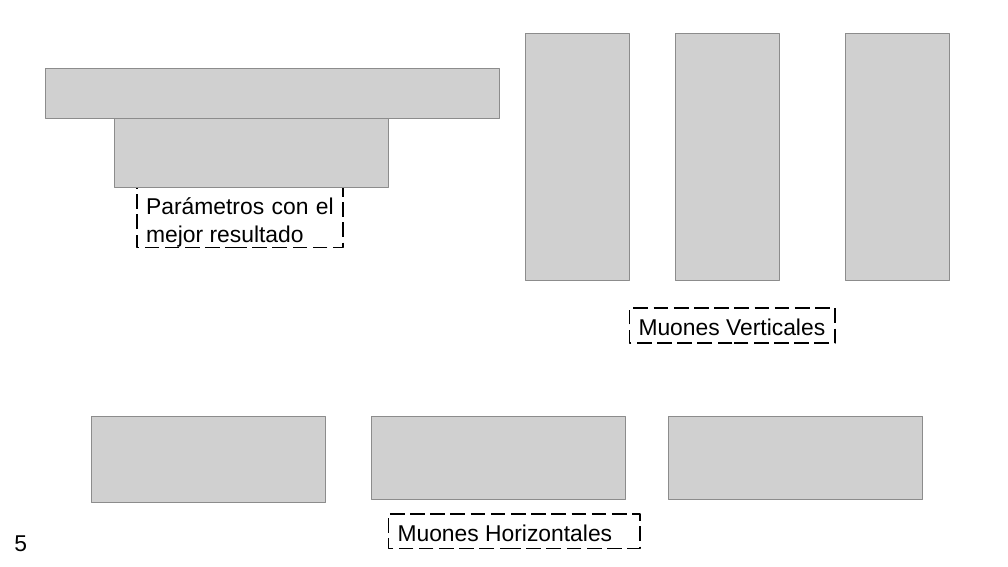
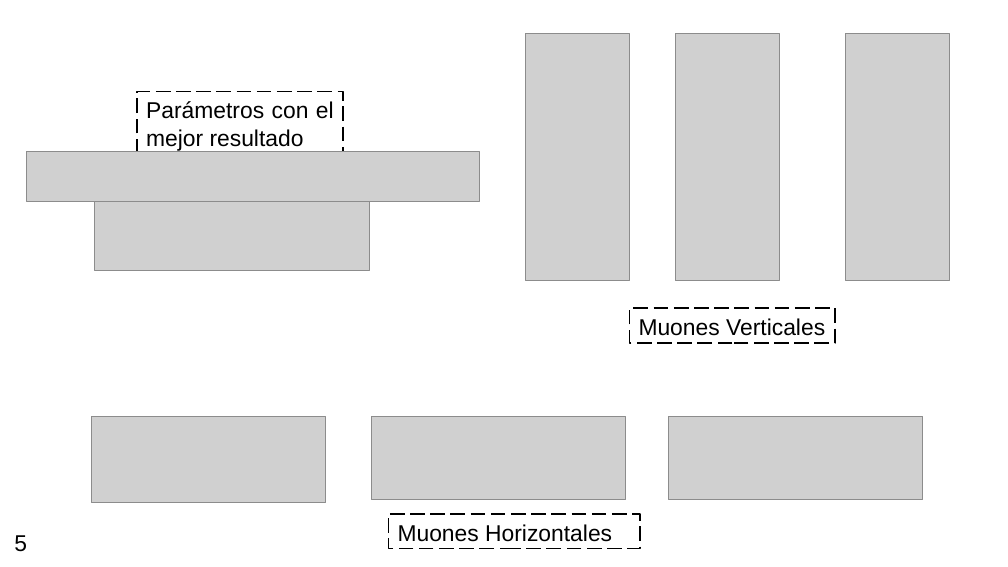
Before and after one commit to mausanram/CodigosICN, a slide deck: slide 5 of Presentaciones/Presentacion_TESIS_16AGO24.odp. Drawn at 1008x567 pixels with LibreOffice and Linux fonts; fonts in the diff are those of the drawing; grey boxes stand for pictures. Boxes give left, top, right and bottom in pixels: in the first picture for what was removed or moved away, otherwise in the second. Text is boxed around its words. In the diff, an @@ line names an element or a change of style, - is before the commit and + after.

```diff
--- a/Presentaciones/Presentacion_TESIS_16AGO24.odp
+++ b/Presentaciones/Presentacion_TESIS_16AGO24.odp
@@ rectangle "Parámetros con el mejor resultado": place and size @@
-rectangle "Parámetros con el mejor resultado" at (137, 188, 343, 248)
+rectangle "Parámetros con el mejor resultado" at (137, 91, 343, 152)
@@ picture: place and size @@
-picture at (46, 69, 499, 118)
+picture at (27, 152, 480, 201)
@@ picture: place and size @@
-picture at (114, 118, 389, 188)
+picture at (95, 201, 370, 271)
```
Also in this commit, not shown: 8 other slides changed, 33 other files.
